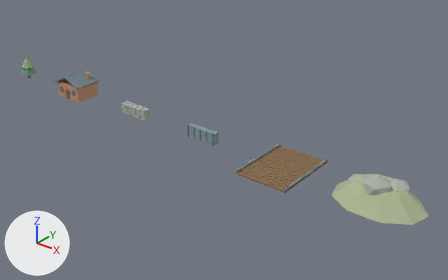
The Blender file assets/blender/meridian-environment.blend, before and after one commit.
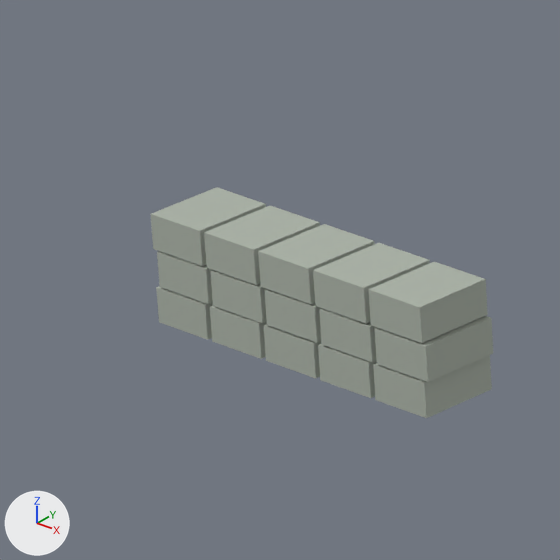
The first picture shows the older version from a 50 mm lens placed at (109.5, -71.1, 45.4), pointed at (49.7, 3.6, -1.0). The close-ups show the older and then the newer version on the part from 24% to 35% of the width and 30% to 47% of the height of that picture. Only the edits that show in the close-ups are written down. The lights are fixed; the arrows at lower left show +X, +Y and +Z.

The scene before the commit, as lines of its bpy script (objects in view):
```python
me_cube_018 = bpy.data.meshes.new('Cube.018')
me_cube_018.from_pydata(...)  # a box spanning x -0.55..0.55, y -0.7..0.7, z -0.295..0.295
me_cube_018.materials.append(mat_granite)  # grey #adb5aa
me_cube_021 = bpy.data.meshes.new('Cube.021')
me_cube_021.from_pydata(...)  # a box spanning x -0.55..0.55, y -0.7..0.7, z -0.295..0.295
me_cube_021.materials.append(mat_granite)  # grey #adb5aa
me_cube_024 = bpy.data.meshes.new('Cube.024')
me_cube_024.from_pydata(...)  # a box spanning x -0.55..0.55, y -0.7..0.7, z -0.295..0.295
me_cube_024.materials.append(mat_granite)  # grey #adb5aa
ob_cube_017 = bpy.data.objects.new('Cube.017', me_cube_018)
ob_cube_017.parent = ob_stonewall
ob_cube_017.location = (1.28, 0.0, 0.94)
ob_cube_020 = bpy.data.objects.new('Cube.020', me_cube_021)
ob_cube_020.parent = ob_stonewall
ob_cube_020.location = (-1.2, 0.0, 1.56)
ob_cube_023 = bpy.data.objects.new('Cube.023', me_cube_024)
ob_cube_023.parent = ob_stonewall
ob_cube_023.location = (2.4, 0.0, 1.56)
# also in view: 'Cube.013' at (34.4, 0.0, 0.3); 'Cube.018' at (34.5, 0.0, 0.9); 'Cube.022' at (33.2, 0.0, 1.6); 'Cube.019' at (29.6, 0.0, 1.6); 'Cube.010' at (30.8, 0.0, 0.3)
```
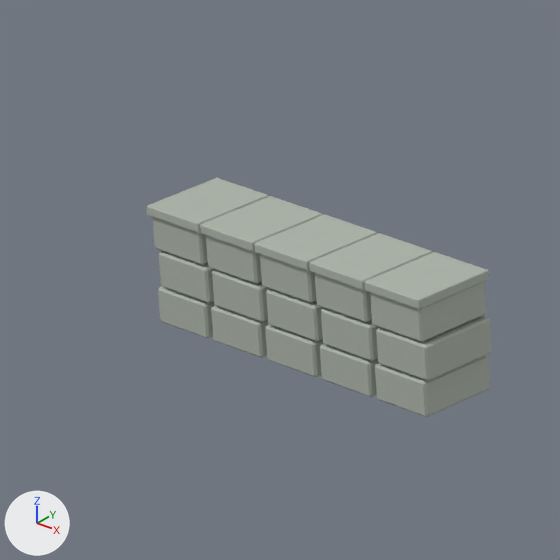
Pixel boxes (x1, y1, x2, y2) of what changed, in the close-ups (560 x 560 px):
'Detail capstone.004', added: after (365, 252, 489, 309)
'Detail capstone.003', added: after (309, 233, 432, 290)
'Detail capstone.002', added: after (254, 214, 377, 271)
'Detail capstone.001', added: after (200, 196, 322, 251)
'Detail capstone', added: after (147, 178, 268, 233)
'Cube.022', unchanged, covered by the edit: before (313, 243, 430, 323); after (315, 273, 372, 322)
'Cube.021', unchanged, covered by the edit: before (258, 224, 375, 304); after (260, 254, 317, 303)
'Cube.020', unchanged, covered by the edit: before (204, 206, 320, 285); after (206, 235, 262, 284)
'Cube.019', unchanged, covered by the edit: before (151, 187, 266, 266); after (152, 217, 208, 265)

The change, as a list of edits to the scene's bpy script:
```text
Add me_cube_104:
    me_cube_104.from_pydata(...)  # 24 vertices, 26 faces; spans x -0.58..0.58, y -0.75..0.75, z -0.08..0.08
    me_cube_104.materials.append(mat_granite)  # grey #adb5aa
Add me_cube_103:
    me_cube_103.from_pydata(...)  # 24 vertices, 26 faces; spans x -0.58..0.58, y -0.75..0.75, z -0.08..0.08
    me_cube_103.materials.append(mat_granite)  # grey #adb5aa
Add me_cube_102:
    me_cube_102.from_pydata(...)  # 24 vertices, 26 faces; spans x -0.58..0.58, y -0.75..0.75, z -0.08..0.08
    me_cube_102.materials.append(mat_granite)  # grey #adb5aa
Add me_cube_101:
    me_cube_101.from_pydata(...)  # 24 vertices, 26 faces; spans x -0.58..0.58, y -0.75..0.75, z -0.08..0.08
    me_cube_101.materials.append(mat_granite)  # grey #adb5aa
Add me_cube_100:
    me_cube_100.from_pydata(...)  # 24 vertices, 26 faces; spans x -0.58..0.58, y -0.75..0.75, z -0.08..0.08
    me_cube_100.materials.append(mat_granite)  # grey #adb5aa
Add ob_detail_capstone_004:
    ob_detail_capstone_004 = bpy.data.objects.new('Detail capstone.004', me_cube_104)
    ob_detail_capstone_004.parent = ob_stonewall
    ob_detail_capstone_004.location = (2.4, 0.0, 1.92)
Add ob_detail_capstone_003:
    ob_detail_capstone_003 = bpy.data.objects.new('Detail capstone.003', me_cube_103)
    ob_detail_capstone_003.parent = ob_stonewall
    ob_detail_capstone_003.location = (1.2, 0.0, 1.92)
Add ob_detail_capstone_002:
    ob_detail_capstone_002 = bpy.data.objects.new('Detail capstone.002', me_cube_102)
    ob_detail_capstone_002.parent = ob_stonewall
    ob_detail_capstone_002.location = (0.0, 0.0, 1.92)
Add ob_detail_capstone_001:
    ob_detail_capstone_001 = bpy.data.objects.new('Detail capstone.001', me_cube_101)
    ob_detail_capstone_001.parent = ob_stonewall
    ob_detail_capstone_001.location = (-1.2, 0.0, 1.92)
Add ob_detail_capstone:
    ob_detail_capstone = bpy.data.objects.new('Detail capstone', me_cube_100)
    ob_detail_capstone.parent = ob_stonewall
    ob_detail_capstone.location = (-2.4, 0.0, 1.92)
```
